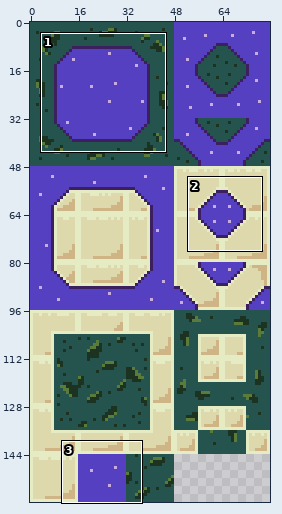
Sprite sheet -- environment/tiles/NewTiles.png. The first picture is a wide view before the edit; the outline marks the close-up.
Close-up. As it was:
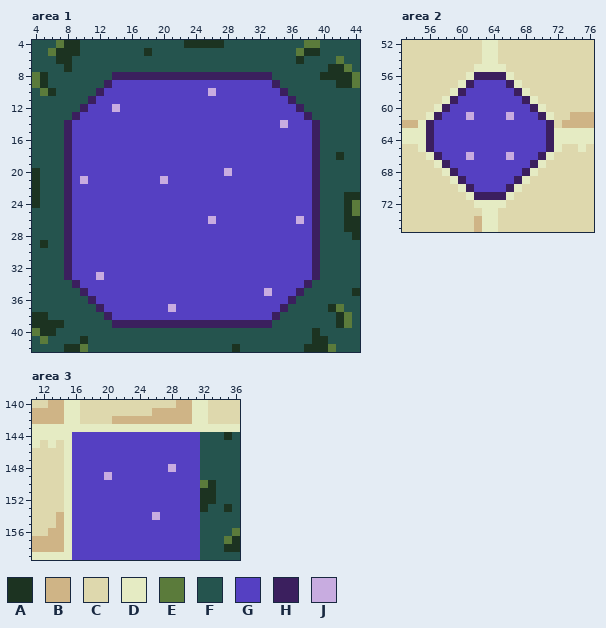
The file is 80x160 pixels. Shown: area 1: x 4..44, y 4..42; area 2: x 53..76, y 52..75; area 3: x 11..36, y 140..159. The commit also changed other parts of the picture, which this record leaves out.
Palette (. is transparent): A #1c3321  B #cfb486  C #ded8ad  D #e5ebc3  E #5b7b3b  F #25544e  G #5540c2  H #3b1f5e  J #c8ace0
After the commit:
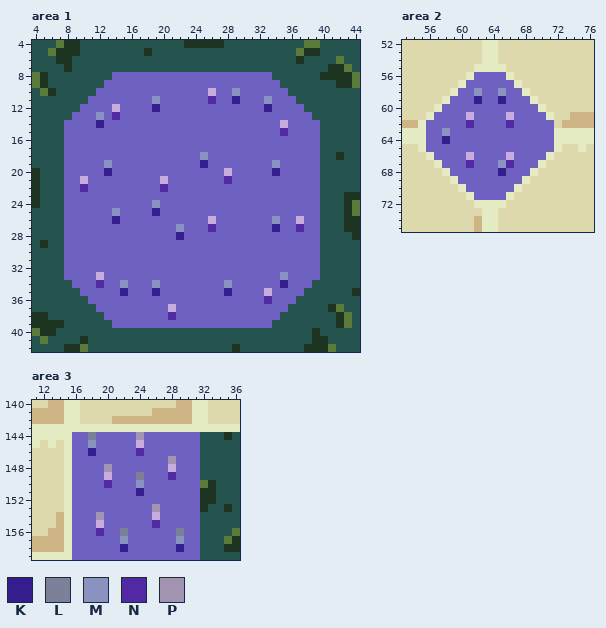
Colours new in this view: K #341d8c  L #7c8199  M #8a93bf  N #5029a3  P #a294b0
The edit:
colour G: #5540c2 -> #6f61c2
Changed rows in their new state; - is a pixel that keeps its letter.
Area 1:
first column x 8:
 8 ------GGGGGGGGGGGGGGGGGGGG------
 9 -----G--------------------G-----
10 ----G----------------M-----G----
11 ---G-------M------N--K---M--G---
12 --G--------K-------------K---G--
13 -G--M-N-----------------------G-
14 G---K--------------------------G
15 G--------------------------N---G
16 G------------------------------G
17 G------------------------------G
18 G----------------M-------------G
19 G----M-----------K--------M----G
20 G----K--------------------K----G
21 G-------------------N----------G
22 G-N---------N------------------G
23 G------------------------------G
24 G----------M-------------------G
25 G-----M----K-------------------G
26 G-----K-------------------M----G
27 G-------------M---N-------K--N-G
28 G-------------K----------------G
29 G------------------------------G
30 G------------------------------G
31 G------------------------------G
32 G------------------------------G
33 G--------------------------M---G
34 -G--N--M---M--------M------K--G-
35 --G----K---K--------K--------G--
36 ---G---------------------N--G---
37 ----G----------------------G----
38 -----G-------N------------G-----
39 ------GGGGGGGGGGGGGGGGGGGG------
Area 2:
first column x 56:
56 ------GGGG------
57 -----G----G-----
58 ----G-M--M-G----
59 ---G--K--K--G---
60 --G----------G--
61 -G------------G-
62 G----N----N----G
63 G-M------------G
64 G-K------------G
65 G--------------G
66 -G------------G-
67 --G--N---MN--G--
68 ---G-----K--G---
69 ----G------G----
70 -----G----G-----
71 ------GGGG------
Area 3:
first column x 18:
144 L-----P-----
145 M-----J-----
146 K-----N-----
147 ----------P-
148 --P---------
149 ------L---N-
150 --N---M-----
151 ------K-----
153 --------P---
154 -P----------
155 -J------N---
156 -N--L------L
157 ----M------M
158 ----K------K
Where, in picture pixels (left, top, right, bottom), the same in both close-ups:
changed: (64, 72, 320, 328)
changed: (426, 72, 554, 200)
changed: (72, 432, 200, 560)
